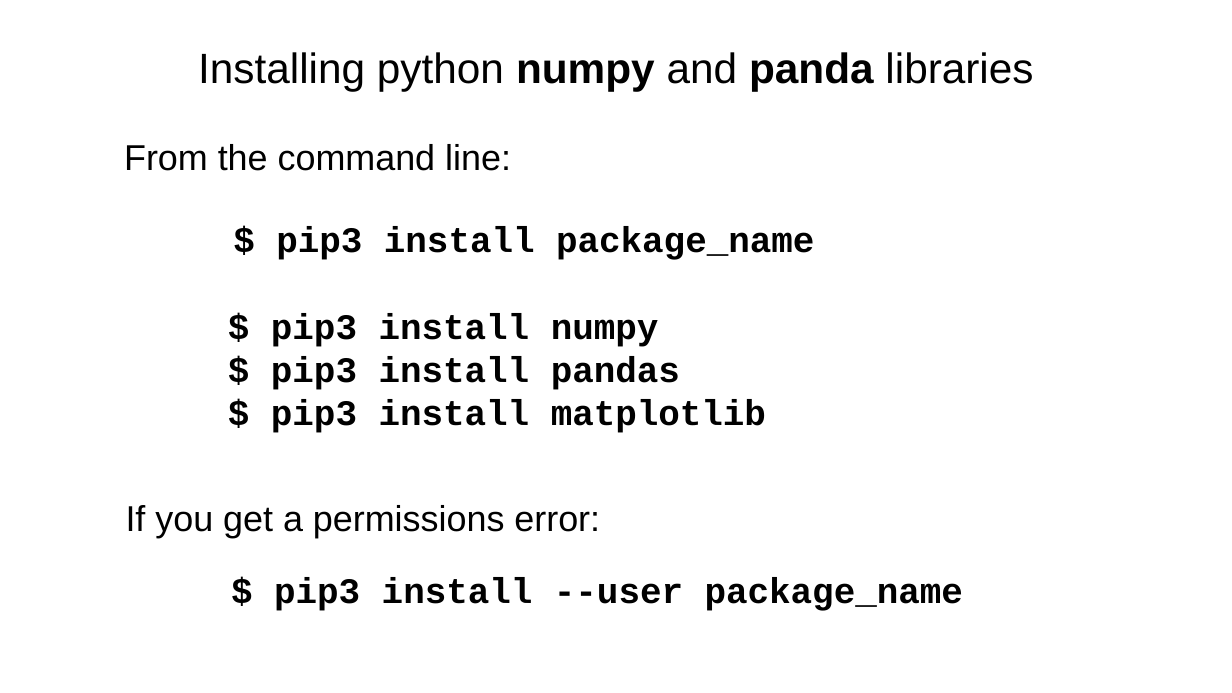
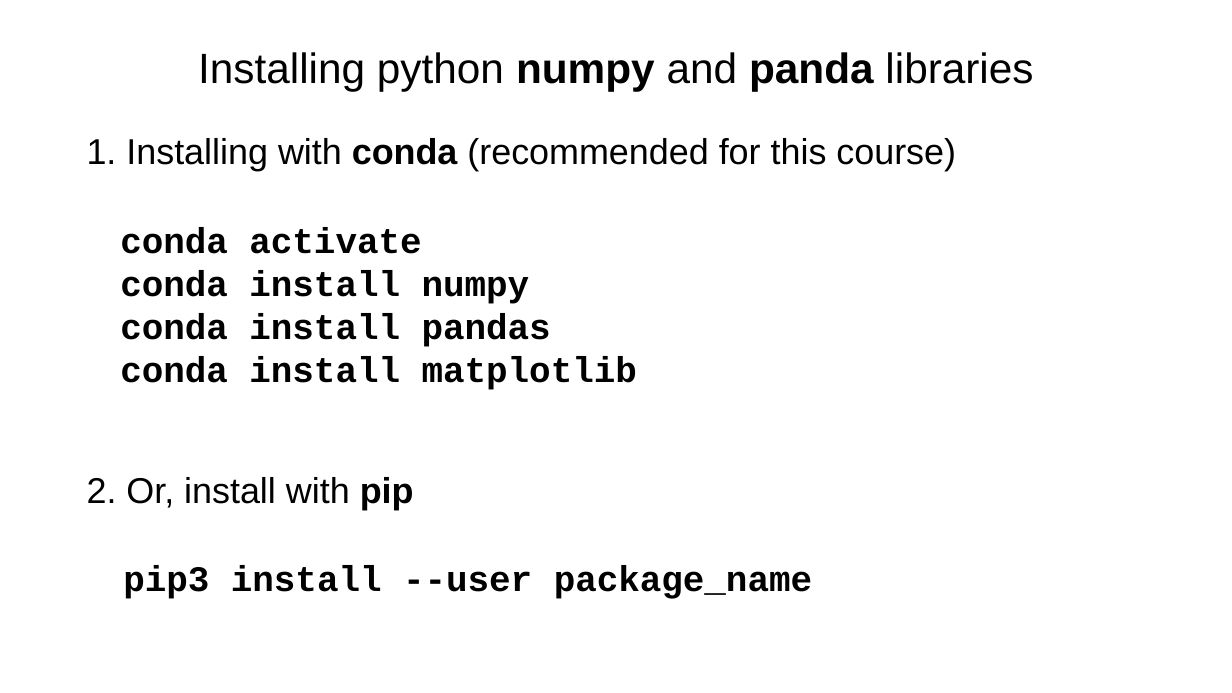
Before and after one commit to tparchman/F26_BIOL792, a slide deck: slide 7 of week11_python_pandas_numpyI/python11_numpy_pandas.pptx (slide 9 before the commit). Drawn at 1232x693 pixels with LibreOffice and Linux fonts; fonts in the diff are those of the drawing. Boxes give left, top, right and bottom in pixels: in the first picture for what was removed or moved away, otherwise in the second. Text is boxed around its words. In the diff, an @@ line names an element or a change of style, - is before the commit and + after.

```diff
--- a/week11_python_pandas_numpyI/python11_numpy_pandas.pptx
+++ b/week11_python_pandas_numpyI/python11_numpy_pandas.pptx
@@ text at box(87, 138, 956, 171): text changed @@
-From the command line:
+1. Installing with conda (recommended for this course)
@@ text at box(120, 227, 637, 390): text changed @@
-$ pip3 install package_name
-$ pip3 install numpy
-$ pip3 install pandas
-$ pip3 install matplotlib
+conda activate
+conda install numpy
+conda install pandas
+conda install matplotlib
@@ text at box(87, 477, 414, 510): text changed @@
-If you get a permissions error:
+2. Or, install with pip
@@ text at box(123, 565, 812, 599): text changed @@
-$ pip3 install --user package_name
+pip3 install --user package_name
```
Also in this commit, not shown: 6 other slides changed, 8 slides added, 6 slides removed, 1 other file.
